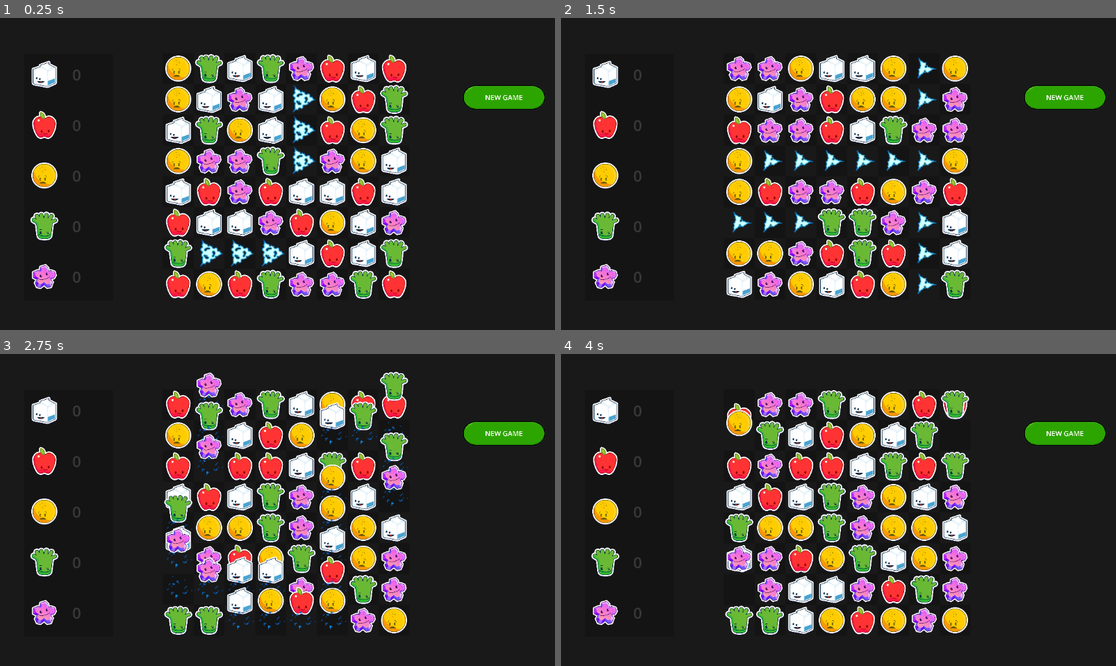
Above: before the commit, frames 1-4 (two rows, left to right).
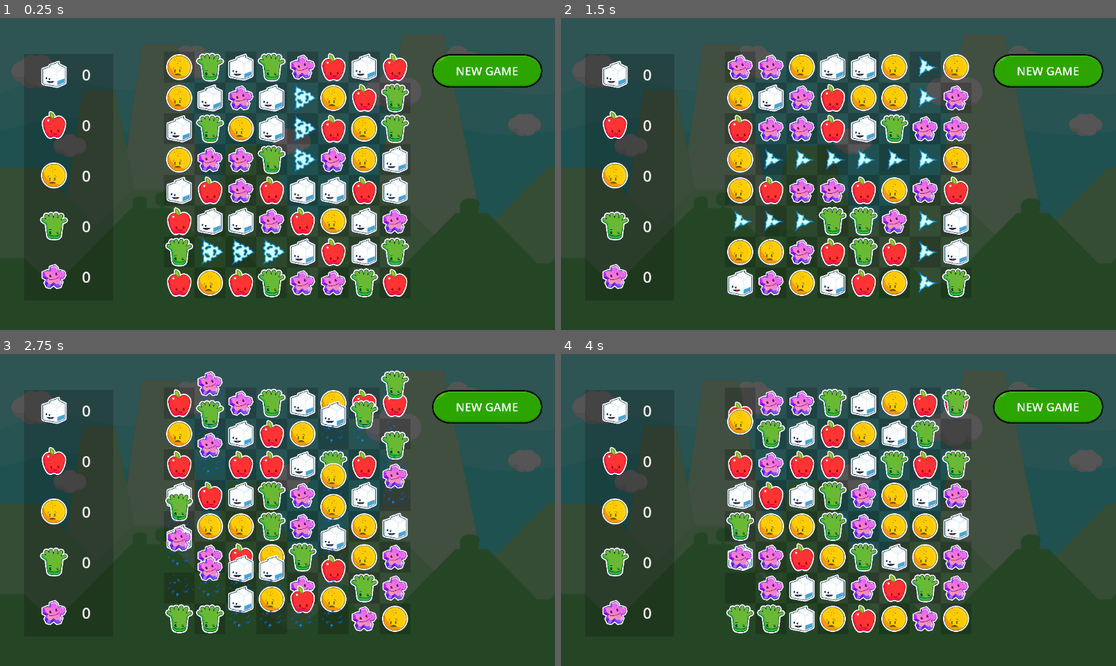
Above: after the commit, the same moments.

Repository: gitbrent/godot-match-3
Game: Godot game, scene res://game.tscn
The game is run twice, just before and just after one commit, with the same random seed, the same clock (stepped at 60 frames per second) and the same inputs.
Inputs (mouse positions are in pixels of both pictures, inside the frame that each line leads up to):
- Up to frame 1 (0.25 s): no input
- Up to frame 2 (1.5 s): click "NEW GAME" at 0.5 s; click "NEW GAME" at 1.25 s
- Up to frame 3 (2.75 s): click "NEW GAME" at 2 s
- Up to frame 4 (4 s): drag from (738, 403) to (894, 441) at 2.77 s; drag from (738, 435) to (810, 572) at 3.52 s

The runs differ from the first frame. In frame 1, 91% of the frame differs, in the area x 0-100%, y 0-100%; in frame 2, 92%; in frame 3, 91%; in frame 4, 91%.

Commit message:
WIP

Diff:
--- a/game.tscn
+++ b/game.tscn
@@ -23,17 +23,16 @@
 [node name="Game" type="Node2D"]
 script = ExtResource("1_ewnxx")
 
-[node name="TextureRect" type="Panel" parent="."]
-offset_right = 1154.0
-offset_bottom = 652.0
-theme_override_styles/panel = SubResource("StyleBoxFlat_103kv")
-
 [node name="Background" type="TextureRect" parent="."]
-visible = false
 offset_right = 1920.0
 offset_bottom = 1080.0
 scale = Vector2(0.6, 0.6)
 texture = ExtResource("1_h8otn")
+
+[node name="BkgdTextRect" type="Panel" parent="."]
+offset_right = 1154.0
+offset_bottom = 652.0
+theme_override_styles/panel = SubResource("StyleBoxFlat_103kv")
 
 [node name="VboxBkgd" type="Panel" parent="."]
 offset_left = 50.0
@@ -43,7 +42,7 @@
 theme_override_styles/panel = SubResource("StyleBoxFlat_k3sk6")
 
 [node name="VBoxContainer" type="VBoxContainer" parent="."]
-offset_left = 60.0
+offset_left = 80.0
 offset_top = 85.0
 offset_right = 230.0
 offset_bottom = 585.0
@@ -65,7 +64,7 @@
 [node name="Label" type="Label" parent="VBoxContainer/HBoxContainer1"]
 layout_mode = 2
 size_flags_horizontal = 3
-theme_override_colors/font_color = Color(0.223529, 0.223529, 0.223529, 1)
+theme_override_colors/font_color = Color(0.945098, 0.945098, 0.945098, 1)
 theme_override_font_sizes/font_size = 32
 text = "0"
 
@@ -85,7 +84,7 @@
 [node name="Label" type="Label" parent="VBoxContainer/HBoxContainer2"]
 layout_mode = 2
 size_flags_horizontal = 3
-theme_override_colors/font_color = Color(0.223529, 0.223529, 0.223529, 1)
+theme_override_colors/font_color = Color(0.945098, 0.945098, 0.945098, 1)
 theme_override_font_sizes/font_size = 32
 text = "0"
 
@@ -105,7 +104,7 @@
 [node name="Label" type="Label" parent="VBoxContainer/HBoxContainer3"]
 layout_mode = 2
 size_flags_horizontal = 3
-theme_override_colors/font_color = Color(0.223529, 0.223529, 0.223529, 1)
+theme_override_colors/font_color = Color(0.945098, 0.945098, 0.945098, 1)
 theme_override_font_sizes/font_size = 32
 text = "0"
 
@@ -125,7 +124,7 @@
 [node name="Label" type="Label" parent="VBoxContainer/HBoxContainer4"]
 layout_mode = 2
 size_flags_horizontal = 3
-theme_override_colors/font_color = Color(0.223529, 0.223529, 0.223529, 1)
+theme_override_colors/font_color = Color(0.945098, 0.945098, 0.945098, 1)
 theme_override_font_sizes/font_size = 32
 text = "0"
 
@@ -145,12 +144,20 @@
 [node name="Label" type="Label" parent="VBoxContainer/HBoxContainer5"]
 layout_mode = 2
 size_flags_horizontal = 3
-theme_override_colors/font_color = Color(0.223529, 0.223529, 0.223529, 1)
-theme_override_font_sizes/font_size = 32
-text = "0"
+theme_override_colors/font_color = Color(0.945098, 0.945098, 0.945098, 1)
+theme_override_font_sizes/font_size = 32
+text = "0"
+
+[node name="BoardTextRect" type="Panel" parent="."]
+visible = false
+offset_left = 340.0
+offset_top = 70.0
+offset_right = 852.0
+offset_bottom = 582.0
+theme_override_styles/panel = SubResource("StyleBoxFlat_103kv")
 
 [node name="Board" parent="." instance=ExtResource("2_2ltbx")]
-position = Vector2(338, 73)
+position = Vector2(340, 70)
 
 [node name="Panel" type="Panel" parent="."]
 visible = false
@@ -171,11 +178,11 @@
 stream = ExtResource("8_7jpwb")
 
 [node name="TextureButton" type="TextureButton" parent="."]
-offset_left = 959.0
-offset_top = 138.0
-offset_right = 999.0
-offset_bottom = 178.0
-scale = Vector2(0.15, 0.15)
+offset_left = 895.0
+offset_top = 74.0
+offset_right = 2054.0
+offset_bottom = 432.0
+scale = Vector2(0.2, 0.2)
 texture_normal = ExtResource("10_qtl06")
 
 [node name="Label" type="Label" parent="TextureButton"]
@@ -185,7 +192,7 @@
 anchor_bottom = 1.0
 grow_horizontal = 2
 grow_vertical = 2
-theme_override_font_sizes/font_size = 96
+theme_override_font_sizes/font_size = 120
 text = "NEW GAME"
 horizontal_alignment = 1
 vertical_alignment = 1
--- a/game_board/GameBoard.gd
+++ b/game_board/GameBoard.gd
@@ -69,8 +69,6 @@
 			control_node.connect("cell_click", self._on_cell_click)
 			#control_node.connect("drag_ended", self._on_cell_click)
 
-# =========================================================
-# NEW!!
 # =========================================================
 
 # UTILS
